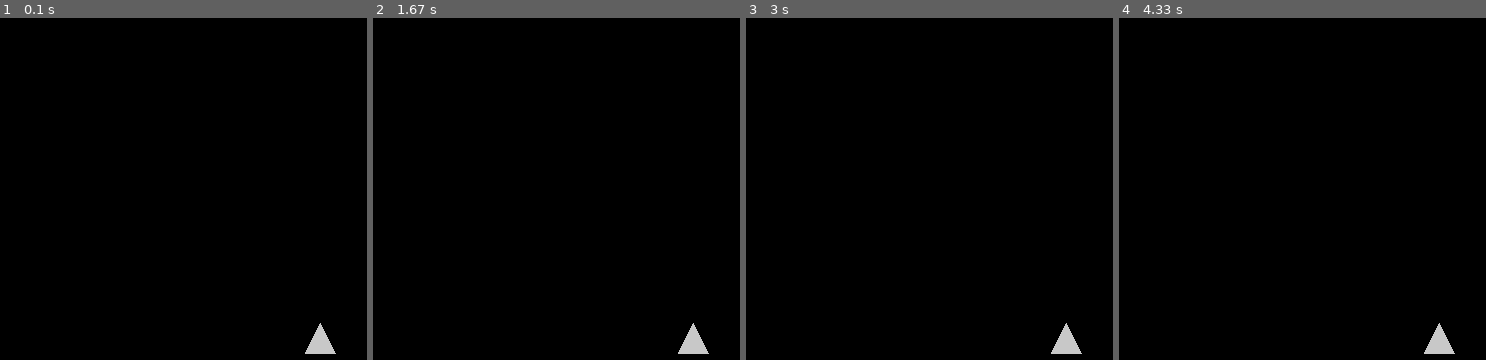
Above: before the commit, frames 1-4 (left to right).
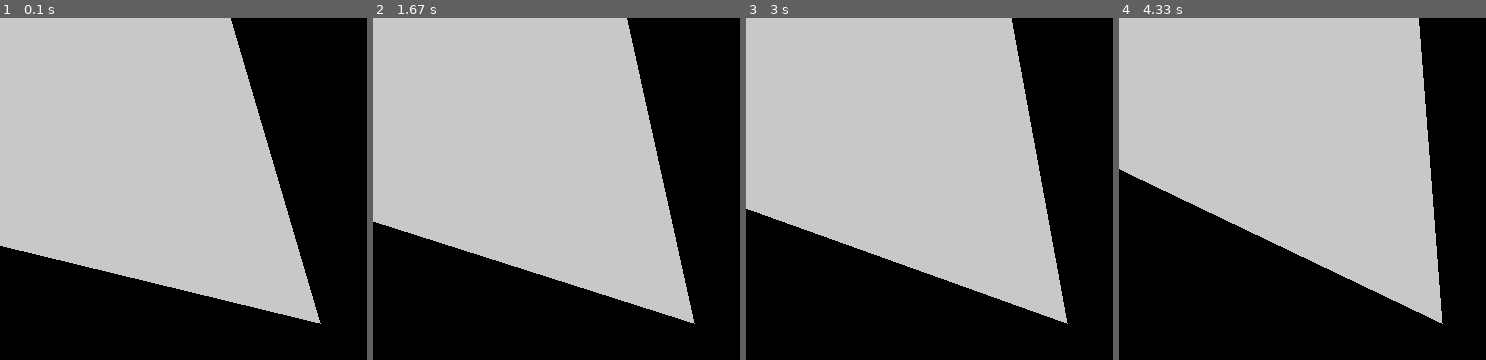
Above: after the commit, the same moments.

Repository: BaileyWaldorf/astroids-pygame
Game: pygame game, started from game.py
The game is run twice, just before and just after one commit, with the same random seed, the same clock (stepped at 60 frames per second) and the same inputs.
Inputs:
- Up to frame 1 (0.1 s): no input
- Up to frame 2 (1.67 s): hold Right 0.33-0.8 s; hold Right 0.83-1.3 s; hold Left from 1.33 s (still down)
- Up to frame 3 (3 s): release Left at 1.87 s; hold Right 2.33-2.97 s
- Up to frame 4 (4.33 s): hold Left 3-3.47 s; hold Right 3.5-3.97 s; hold Right from 4 s (still down)

The runs differ from the first frame. In frame 1, 58% of the frame differs, in the area x 0-92%, y 0-99%; in frame 2, 57%; in frame 3, 57%; in frame 4, 56%.

Commit message:
triangle rotation

Diff:
--- a/game.py
+++ b/game.py
@@ -3,48 +3,77 @@
 class Spaceship():
 
     class Point():
-        def __init__(self, x, y, r):
+        def __init__(self, x, y):
             self.x = x
             self.y = y
-            self.r = r
 
-        # def rotate(self):
+        def rotate(self, angle, Cx, Cy):
+            print(angle)
+            print("old x = ", (320 - self.x))
+            print("old y = ", (320 - self.y))
+            newx = math.cos(math.radians(angle)) * (self.x - Cx) - math.sin(math.radians(angle)) * (self.y - Cy) + Cx
+            newy = math.sin(math.radians(angle)) * (self.x - Cx) + math.cos(math.radians(angle)) * (self.y - Cy) + Cy
+            self.x = newx
+            self.y = newy
 
-    def __init__(self, x, y):
-        self.x = x
-        self.y = y
+            print("new x = ", (320 - newx))
+            print("new y = ", (320 - newy))
+
+    def __init__(self, Cx, Cy):
+        self.Cx = Cx
+        self.Cy = Cy
         self.angle = 0
         self.points = []
+        self.r = 15
 
-        self.points.append(self.Point(self.x, self.y-15, self.radius(self.x, self.y-15, self.x, self.y)))
-        self.points.append(self.Point(self.x-15, self.y+15, self.radius(self.x-15, self.y+15, self.x, self.y)))
-        self.points.append(self.Point(self.x+15, self.y+15, self.radius(self.x+15, self.y+15, self.x, self.y)))
+        # define points on equilateral triangle
+        self.CX = Cx
+        self.CY = Cy - self.r
+        self.BX = self.CX * math.cos(math.radians(120)) - (self.CY * math.sin(math.radians(120)))
+        self.BY = self.CX * math.sin(math.radians(120)) + (self.CY * math.cos(math.radians(120)))
+        self.AX = self.CX * math.cos(math.radians(240)) - (self.CY * math.sin(math.radians(240)))
+        self.AY = self.CX * math.sin(math.radians(240)) + (self.CY * math.cos(math.radians(240)))
+
+        print("CX = ", self.CX)
+        print("CY = ", self.CY)
+        print("BX = ", self.BX)
+        print("BY = ", self.BY)
+
+        # add points to object
+        self.points.append(self.Point(self.CX, self.CY))
+        self.points.append(self.Point(self.BX, self.BY))
+        self.points.append(self.Point(self.AX, self.AY))
 
         self.pointList = []
         for point in self.points:
             self.pointList.append((point.x, point.y))
+
         self.triangle = pygame.draw.polygon(canvas, (200, 200, 200), self.pointList)
 
     def draw(self, canvas):
+        i = 0
+        for point in self.points:
+            self.pointList[i] = (point.x, point.y)
+            i = i + 1
         pygame.draw.polygon(canvas, (200, 200, 200), self.pointList)
 
     def rotateShip(self, direction, canvas):
         if direction == "left":
-            self.angle += 1 % 360
+            self.angle -= 1 % 360
             self.rotatePoints()
             self.draw(canvas)
         if direction == "right":
-            self.angle -= 1 % 360
+            self.angle += 1 % 360
             self.rotatePoints()
             self.draw(canvas)
 
     def rotatePoints(self):
         for point in self.points:
-            print(point.r)
+            point.rotate(self.angle, self.Cx, self.Cy)
 
-    def radius(self, x, y, Cx, Cy):
-        newX = x - Cx
-        newY = y - Cy
+    def radius(self, x, y):
+        newX = x - self.Cx
+        newY = y - self.Cy
         return math.sqrt((newX * newX) + (newY * newY))
 
 
